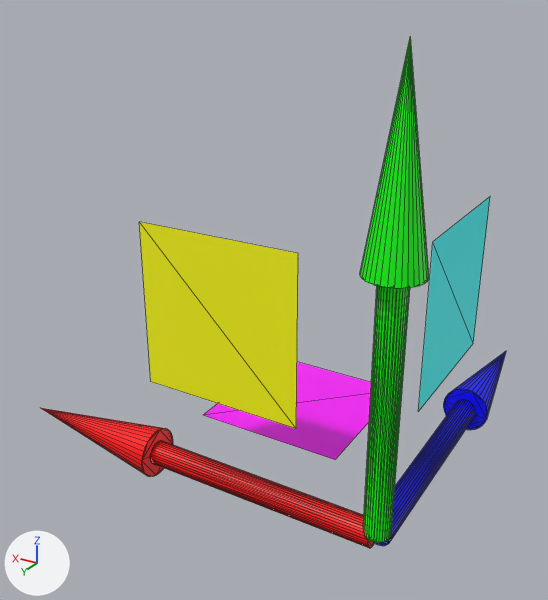
The glTF model resources/objects/gizmo/gizmo_pos.glb, before and after one commit.
Camera for both pictures: a camera (50 mm lens) standing at (-0.477, 1.22, 1.099) and looking at (0.483, -0.379, 0.299). The axes (+X, +Y, +Z) are drawn at lower left. The lights are the same throughout. The older version comes first. Mesh edges are drawn as thin lines. Where no turn or scale is listed for an object, it has been applied to the vertices. Vertices at exactly the same position are counted once.

In view in the first picture: 'x pos', 'xy plane', 'xz plane', 'y pos', 'yz plane', 'z pos'.
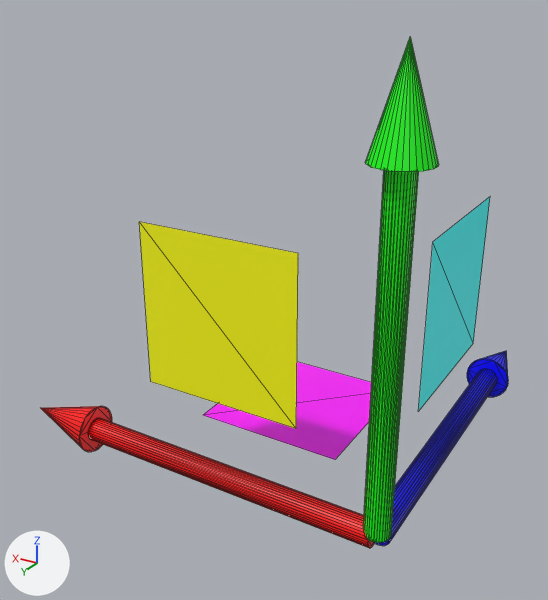
Where the newer file only moved an object's origin or applied its transform, the numbers keep the older frame.

Location of each change, (x1, y1, x2, y2) in pixels of the pictures (548 x 600 px; the box of a moved part takes in the faces that stretch with it):
'y pos', reshaped, moved (9% wider): before (360, 39, 429, 543); after (363, 38, 438, 543)
'x pos', reshaped, moved: before (41, 408, 375, 548); after (41, 406, 375, 548)
'z pos', reshaped, moved: before (375, 351, 506, 546); after (375, 351, 508, 546)
part 1 of me_y_pos, moved or reshaped: before (360, 39, 429, 289); after (365, 38, 438, 172)
part 2 of me_y_pos, moved or reshaped: before (363, 286, 410, 542); after (363, 170, 419, 542)
part 3 of me_z_pos, moved or reshaped: before (443, 351, 506, 430); after (467, 351, 508, 397)
part 4 of me_z_pos, moved or reshaped: before (382, 400, 476, 546); after (382, 369, 497, 546)
part 5 of me_x_pos, moved or reshaped: before (41, 408, 173, 477); after (41, 406, 112, 452)
part 6 of me_x_pos, moved or reshaped: before (150, 441, 364, 529); after (88, 418, 364, 529)

Edits to the bpy script that builds the scene:
```text
Change me_y_pos:
    used by ob_y_pos; location = (0.0, 0.0, 0.8)
    remove me_y_pos.from_pydata(...)  # 97 vertices, 186 faces; spans x -0.062..0.062, y -0.062..0.062, z -0.793..0.207
    add me_y_pos.from_pydata(...)  # 97 vertices, 186 faces; spans x -0.062..0.062, y -0.062..0.062, z 0.007..1.007
    me_y_pos part 1: the loose piece of 33 vertices spanning x -0.062..0.062, y -0.062..0.062, z -0.207..0.207 is scaled about its middle by (1, 1, 0.5), then moved by (0.0, 0.0, 0.903)
    me_y_pos part 2: the loose piece of 64 vertices spanning x -0.03..0.03, y -0.03..0.03, z -0.793..-0.207 is scaled about its middle by (1, 1, 1.35), then moved by (0.0, 0.0, 0.903)
Change me_z_pos:
    used by ob_z_pos; location = (0.0, -0.8, 0.0)
    remove me_z_pos.from_pydata(...)  # 97 vertices, 186 faces; spans x -0.062..0.062, y -0.207..0.793, z -0.062..0.062
    add me_z_pos.from_pydata(...)  # 97 vertices, 186 faces; spans x -0.062..0.062, y -1.007..-0.007, z -0.062..0.062
    me_z_pos part 3: the loose piece of 33 vertices spanning x -0.062..0.062, y -0.207..0.207, z -0.062..0.062 is scaled about its middle by (1, 0.5, 1), then moved by (0.0, -0.903, 0.0)
    me_z_pos part 4: the loose piece of 64 vertices spanning x -0.03..0.03, y 0.207..0.793, z -0.03..0.03 is scaled about its middle by (1, 1.35, 1), then moved by (0.0, -0.903, 0.0)
Change me_x_pos:
    used by ob_x_pos; location = (0.8, 0.0, 0.0)
    remove me_x_pos.from_pydata(...)  # 97 vertices, 186 faces; spans x -0.793..0.207, y -0.062..0.062, z -0.062..0.062
    add me_x_pos.from_pydata(...)  # 97 vertices, 186 faces; spans x 0.007..1.007, y -0.062..0.062, z -0.062..0.062
    me_x_pos part 5: the loose piece of 33 vertices spanning x -0.207..0.207, y -0.062..0.062, z -0.062..0.062 is scaled about its middle by (0.5, 1, 1), then moved by (0.903, 0.0, 0.0)
    me_x_pos part 6: the loose piece of 64 vertices spanning x -0.793..-0.207, y -0.03..0.03, z -0.03..0.03 is scaled about its middle by (1.35, 1, 1), then moved by (0.903, 0.0, 0.0)
Change ob_y_pos:
    ob_y_pos.location: (0.0, 0.0, 0.8) -> (0.0, 0.0, 0.0)
Change ob_z_pos:
    ob_z_pos.location: (0.0, -0.8, 0.0) -> (0.0, 0.0, 0.0)
Change ob_x_pos:
    ob_x_pos.location: (0.8, 0.0, 0.0) -> (0.0, 0.0, 0.0)
```
